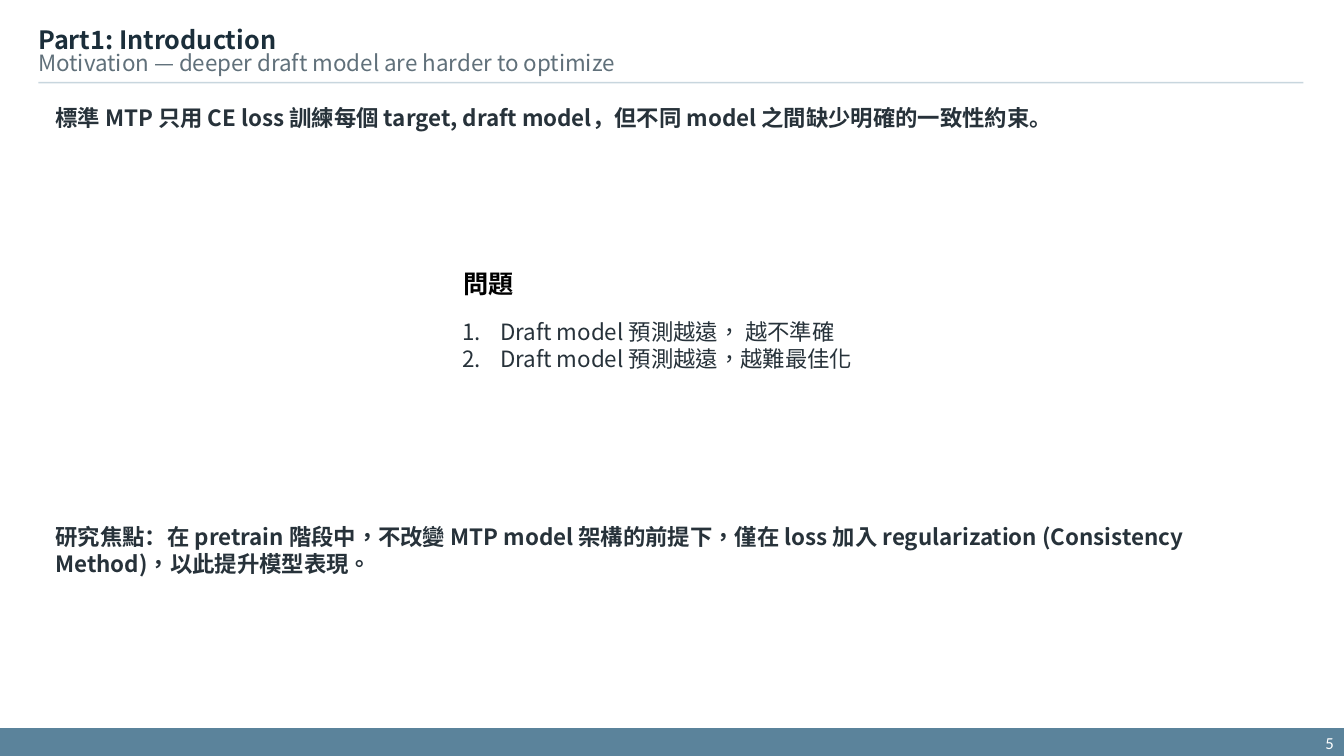
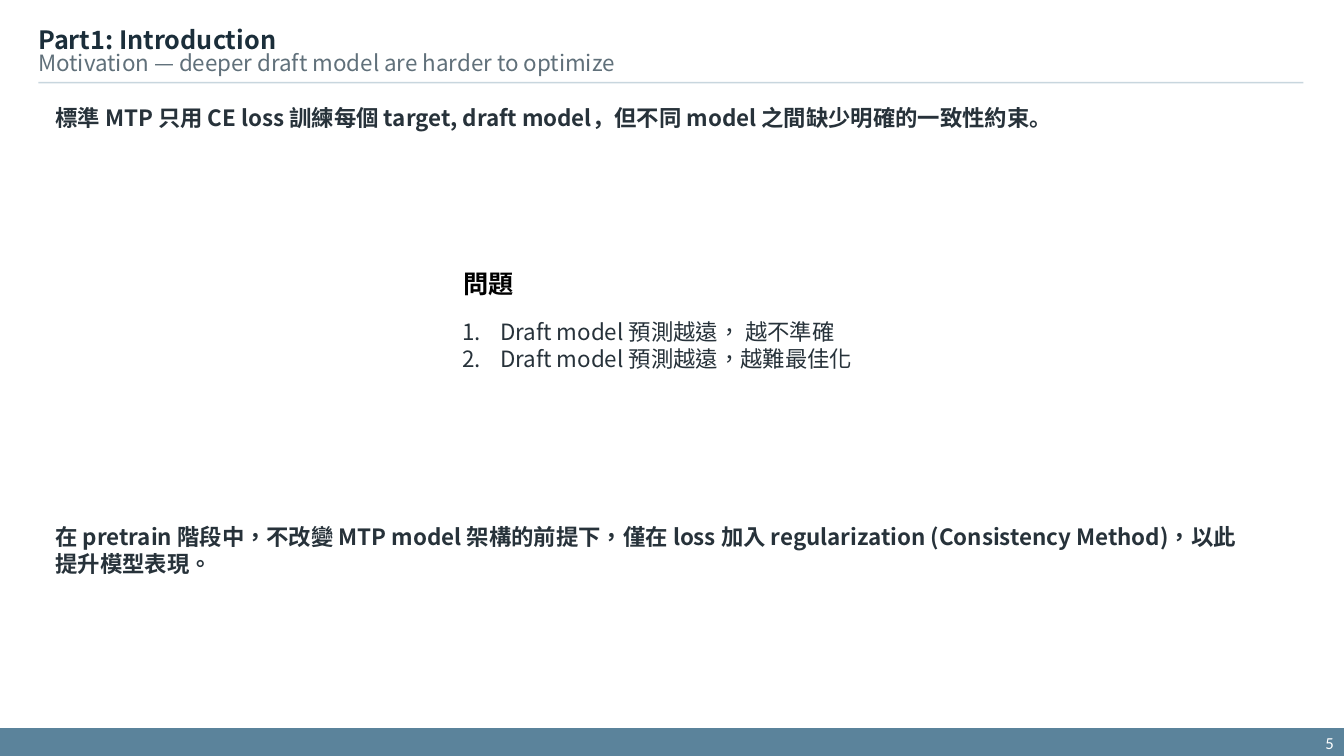
Before and after one commit to xdfg12456/llama-mtp, a slide deck: slide 5 of doc/mtp_with_consistency_method_v2.pptx. Drawn at 1344x756 pixels with LibreOffice and Linux fonts; fonts in the diff are those of the drawing. Boxes give left, top, right and bottom in pixels: in the first picture for what was removed or moved away, otherwise in the second. Text is boxed around its words. In the diff, an @@ line names an element or a change of style, - is before the commit and + after.

```diff
--- a/doc/mtp_with_consistency_method_v2.pptx
+++ b/doc/mtp_with_consistency_method_v2.pptx
@@ text at <box>56,526,1236,574</box>: text changed @@
-研究焦點：在 pretrain 階段中，不改變 MTP model 架構的前提下，僅在 loss 加入 regularization (Consistency Method)，以此提升模型表現。
+在 pretrain 階段中，不改變 MTP model 架構的前提下，僅在 loss 加入 regularization (Consistency Method)，以此提升模型表現。
```
Also in this commit, not shown: 12 other slides changed, 1 other file.
